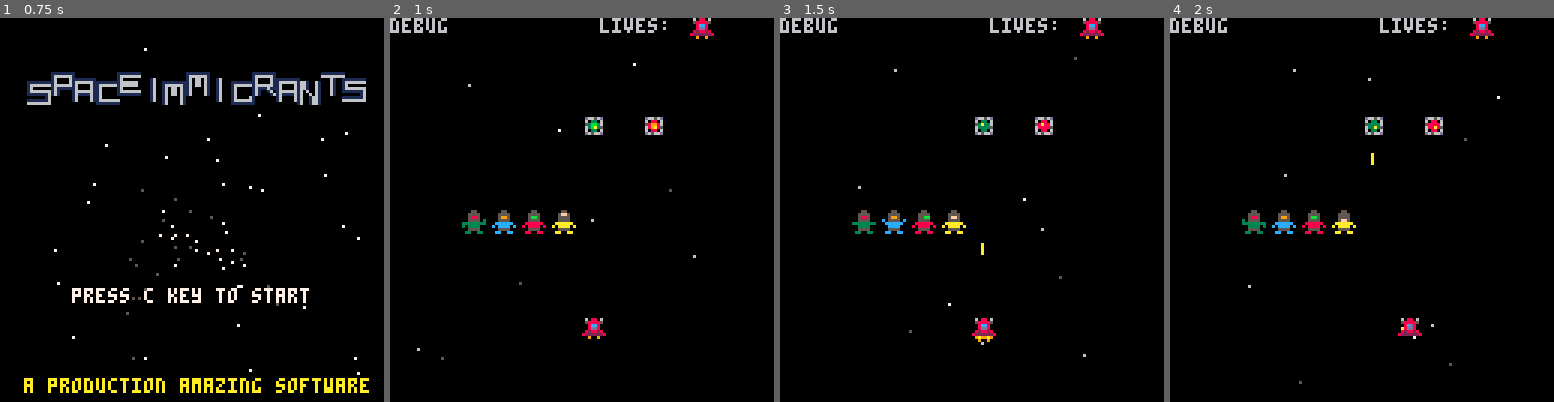
Above: before the commit, frames 1-4 (left to right).
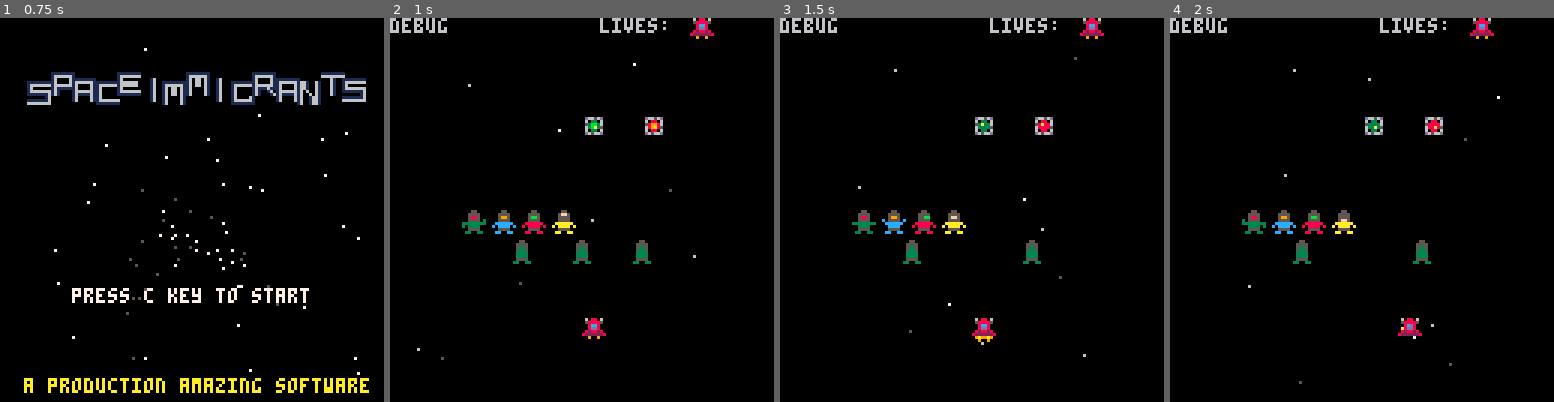
Above: after the commit, the same moments.

Repository: ltpitt/lua-pico-8-invaders
Game: PICO-8 cartridge pico-8-invaders.p8
Two runs of this game, one before a commit and one after it. Both use one fixed random seed, a clock stepped at 60 frames per second and the inputs below.
Inputs:
- Up to frame 1 (0.75 s): tap X (X key) at 0.33 s; tap O (Z key) at 0.7 s
- Up to frame 2 (1 s): no input
- Up to frame 3 (1.5 s): tap X (X key) at 1.07 s
- Up to frame 4 (2 s): hold Right from 1.6 s (still down); tap O (Z key) at 1.7 s; tap X (X key) at 1.85 s

Frame 1 is identical in both runs. In frame 2, 0.5% of the frame differs, in the area x 32-68%, y 57-65%; in frame 3, 0.4%; in frame 4, 0.4%.

Commit message:
feat: completed font implementation

Diff:
--- a/pico-8-invaders.p8
+++ b/pico-8-invaders.p8
@@ -365,6 +365,16 @@
   add(starscry,centery)
  end
 
+--create intro cyclop
+ -- red cyclop splash
+ make_intro_cyclop(60,74,"red")
+
+ -- blue cyclop splash
+ make_intro_cyclop(40,74,"red")
+
+ -- green cyclop splash
+ make_intro_cyclop(80,74,"red")
+
  cls()
 
 end
@@ -417,6 +427,23 @@
  end
 end
 
+function make_intro_cyclop(x,y,color)
+ local sprite_list={}
+ if color=="green" then
+  add_to_sprite=0
+ elseif color=="blue" then
+  add_to_sprite=3
+ elseif color=="red" then
+  add_to_sprite=6
+ end
+ sprite_list[1] = (96 + add_to_sprite)
+ sprite_list[2] = (97 + add_to_sprite)
+ sprite_list[3] = (98 + add_to_sprite)
+ cyclop=new_entity(x,y,5,sprite_list, 1, 0, 1, 8, 8, 1)
+ return cyclop
+end
+
+
 function draw_splash_start_key()
    print("press c key to start",24,90,7)
 end
Not shown, changed: 23 lines of the sprite sheet (__gfx__) section of pico-8-invaders.p8
